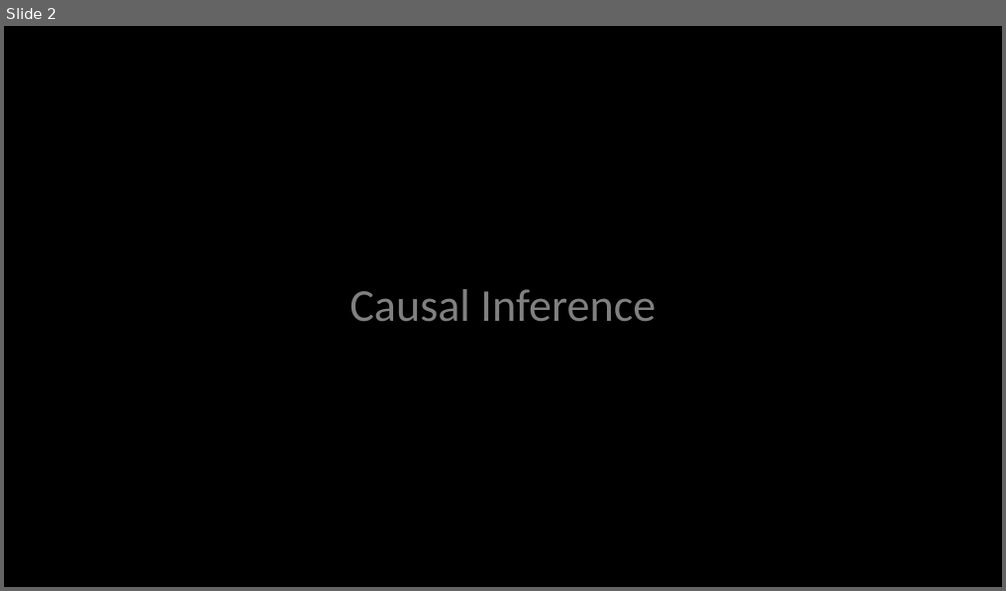
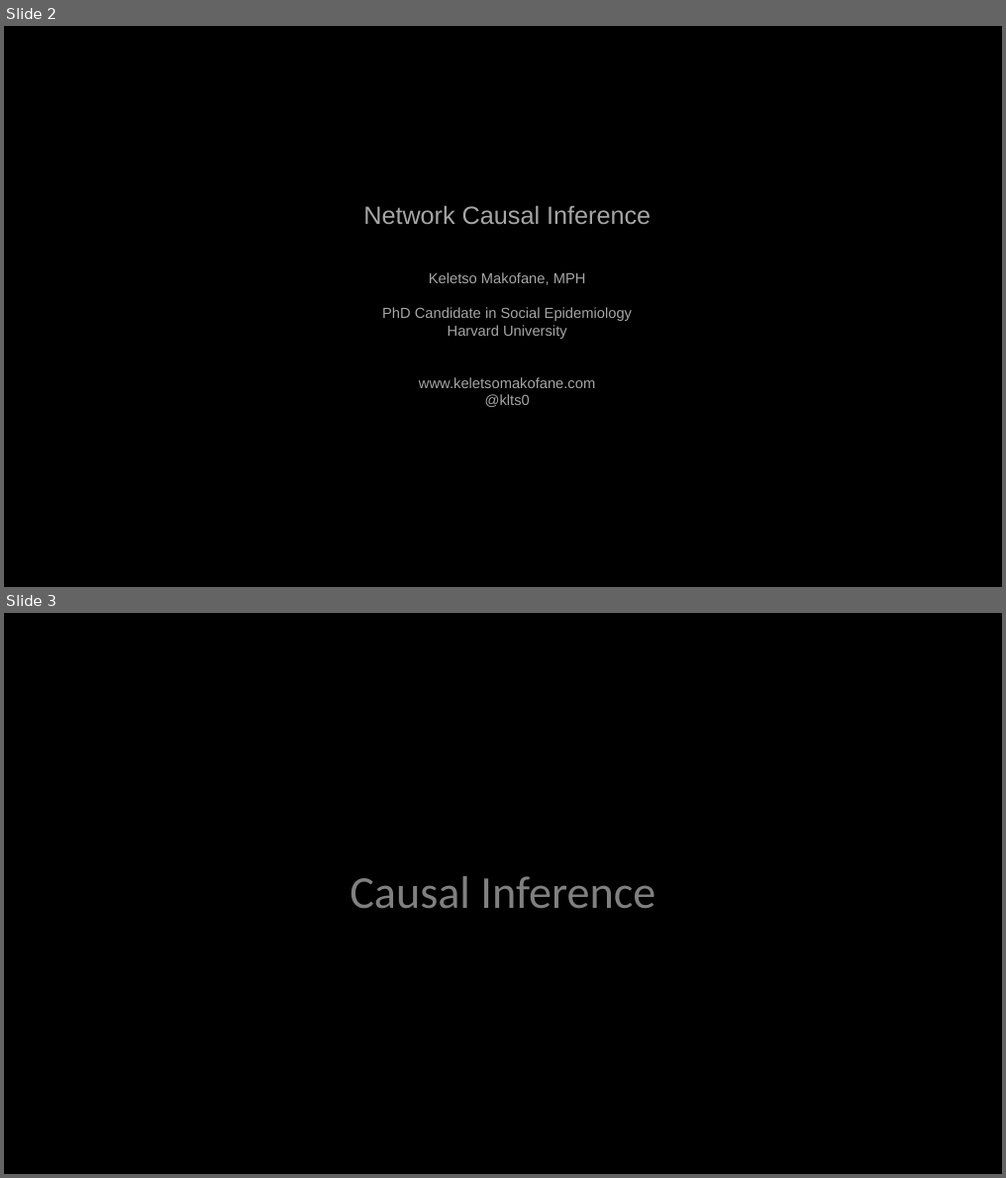
Before and after one commit to KeletsoMakofane/causal_inference_tweetorials, a slide deck: Network Causal Inference.pptx. Shown one above the other, each under a label of ours: slide 2 before the commit, slides 2 and 3 after it. The pictures are 1006x591 and 1006x1178 pixels, drawn with LibreOffice and Linux fonts; fonts in the diff are those of the drawing; background and template pictures are left out. Boxes give left, top, right and bottom in pixels: in the first picture for what was removed or moved away, otherwise in the second. Text is boxed around its words. In the diff, an @@ line names an element or a change of style, - is before the commit and + after.

```diff
--- a/Network Causal Inference.pptx
+++ b/Network Causal Inference.pptx
@@ slide 2 added at (4,26,1002,587), background picture (left out) @@
@@ text added at (363,205,650,407), 14 pt, text #A6A6A6 @@
+Network Causal Inference
+Keletso Makofane, MPH
+PhD Candidate in Social Epidemiology
+Harvard University
+www.keletsomakofane.com
+@klts0
@@ what was slide 2 is now slide 3 @@
```
Also in this commit, not shown: 1 slide changed, 2 other files.
